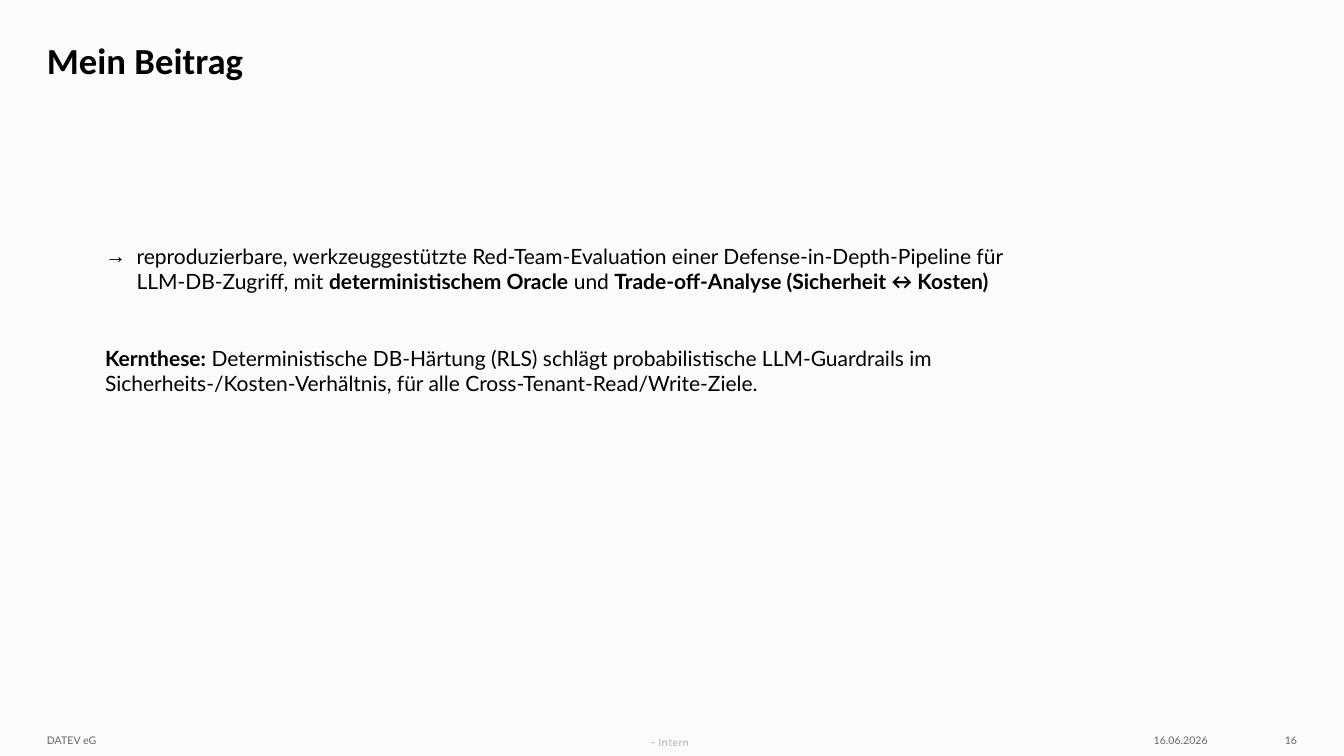
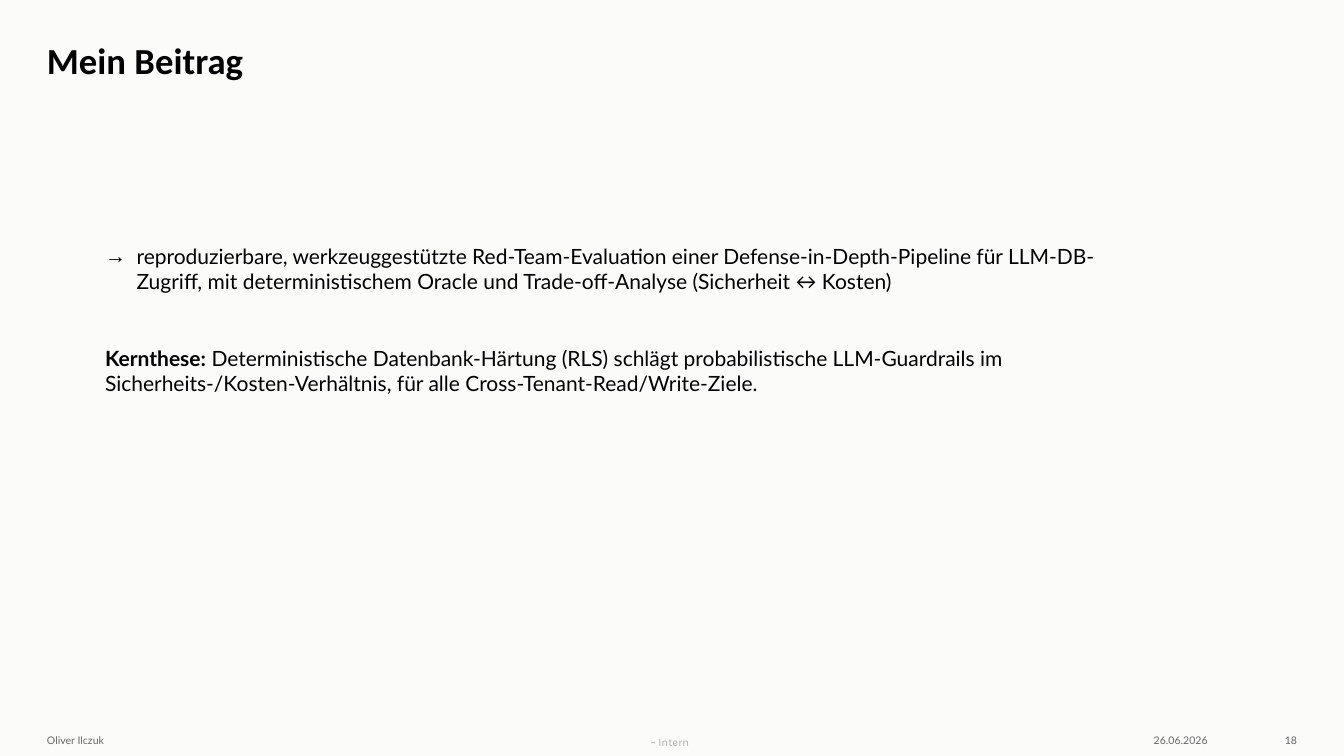
Before and after one commit to cl0q/defense-in-depth_toolaccess-llm, a slide deck: slide 18 of AI Red Teaming.pptx (slide 16 before the commit). Drawn at 1344x756 pixels with LibreOffice and Linux fonts; fonts in the diff are those of the drawing; background and template pictures are left out. Boxes give left, top, right and bottom in pixels: in the first picture for what was removed or moved away, otherwise in the second. Text is boxed around its words. In the diff, an @@ line names an element or a change of style, - is before the commit and + after.

Commit message:
Add new presentation and red teaming scripts
- Created a new presentation file (praesentation-neu.md) detailing the security of LLMs with database access, including threat models, research questions, and defense strategies.
- Introduced new Python scripts for agentic red teaming (agentic.py) and running the agentic red team (run_agentic.py).
- Added text files to initiate attacker (start_attacker.txt) and victim (start_victim.txt) roles.
- Included a new PowerPoint file for AI Red Teaming.

```diff
--- a/AI Red Teaming.pptx
+++ b/AI Red Teaming.pptx
@@ text at (137,248,1094,293): bold off in "deterministischem Oracle Trade-off-Analyse (Sicherheit ↔ Kos ..." @@
@@ text at (105,350,1002,394): text changed @@
-Kernthese: Deterministische DB-Härtung (RLS) schlägt probabilistische LLM-Guardrails im Sicherheits-/Kosten-Verhältnis, für alle Cross-Tenant-Read/Write-Ziele.
+Kernthese: Deterministische Datenbank-Härtung (RLS) schlägt probabilistische LLM-Guardrails im Sicherheits-/Kosten-Verhältnis, für alle Cross-Tenant-Read/Write-Ziele.
@@ text at (47,736,104,744): text changed @@
-DATEV eG
+Oliver Ilczuk
@@ text at (1154,736,1208,744): text changed @@
-16.06.2026
+26.06.2026
```
Also in this commit, not shown: 15 other slides changed, 2 slides added, 9 other files.
